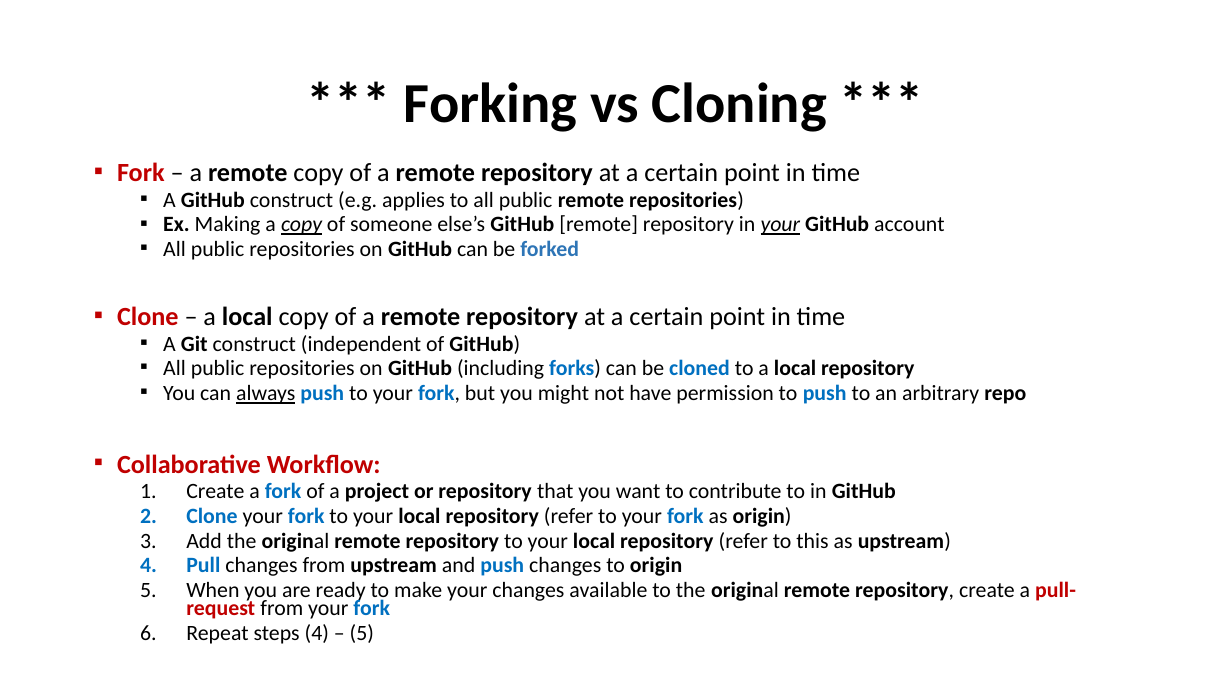
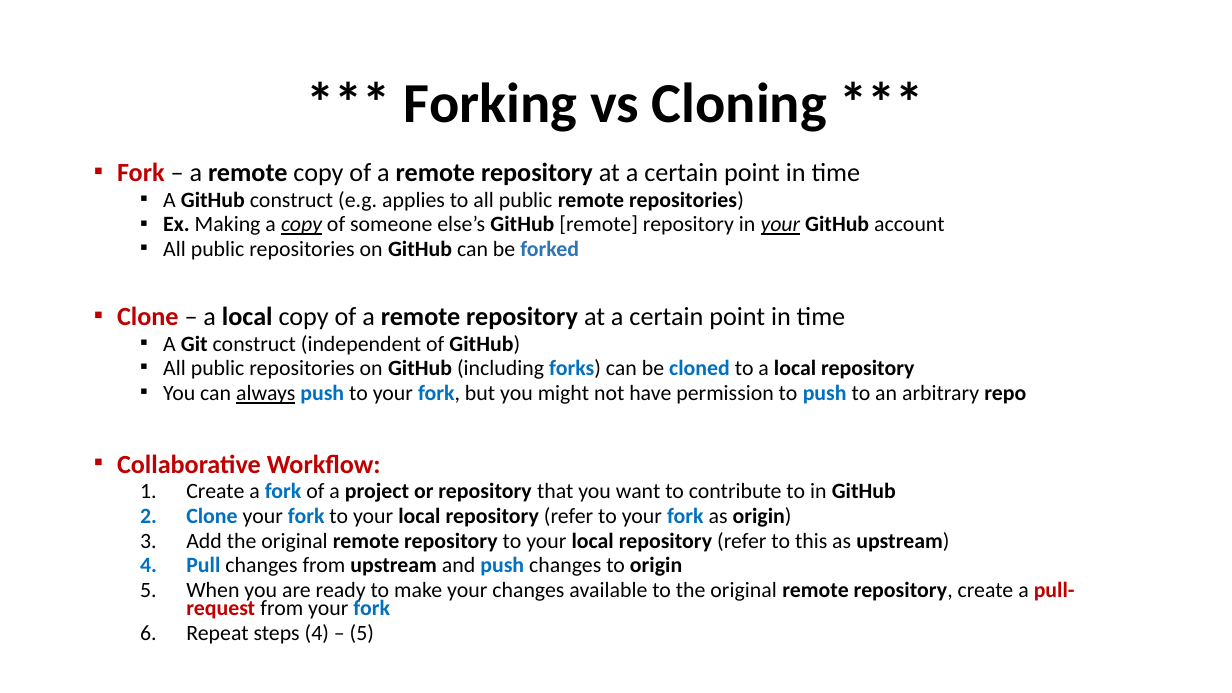
Before and after one commit to database89/unm_git_tutorial, a slide deck: slide 54 of Presentation/Introduction to Git for Version Control.pptx. Drawn at 1232x693 pixels with LibreOffice and Linux fonts; fonts in the diff are those of the drawing. Boxes give left, top, right and bottom in pixels: in the first picture for what was removed or moved away, otherwise in the second. Text is boxed around its words. In the diff, an @@ line names an element or a change of style, - is before the commit and + after.

Commit message:
Fixed a typo in presentation slides.

```diff
--- a/Presentation/Introduction to Git for Version Control.pptx
+++ b/Presentation/Introduction to Git for Version Control.pptx
@@ text at (x1=186, y1=532, x2=1075, y2=619): bold off in "original", "original" @@
```
Also in this commit, not shown: 1 other file.
